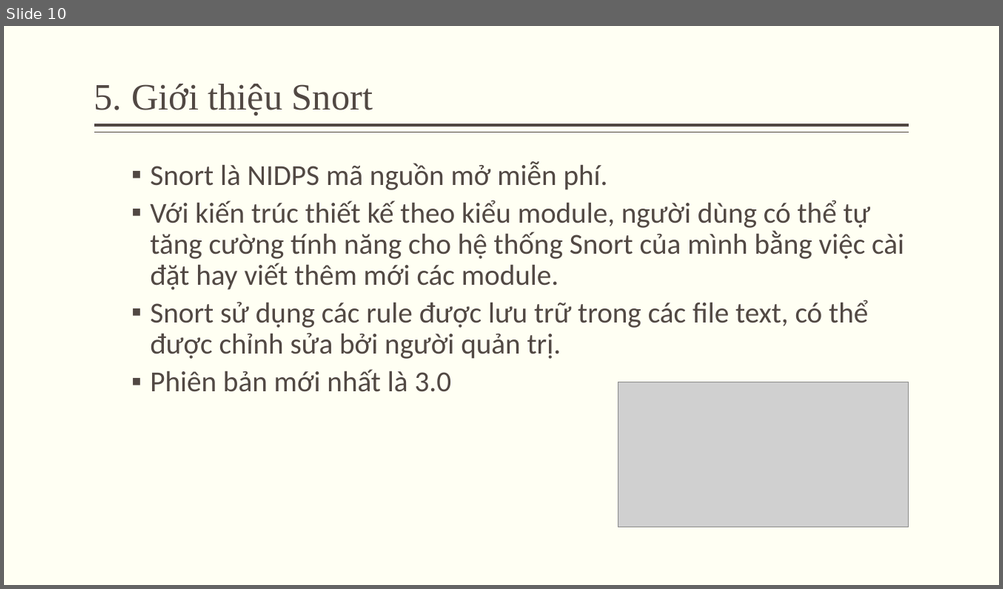
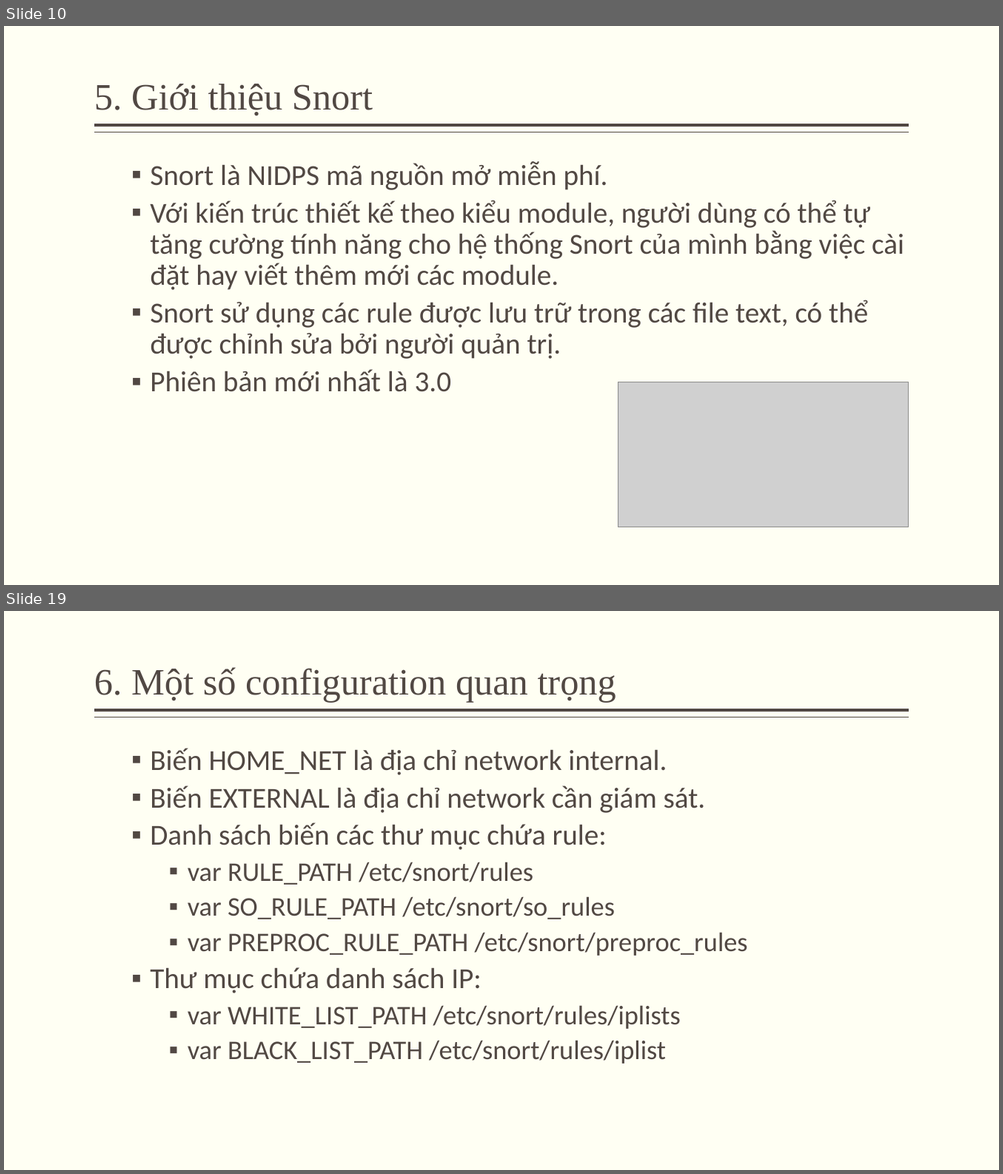
Before and after one commit to minhquan1418/do_an_ATMNC, a slide deck: silde.pptx. Shown one above the other, each under a label of ours: slide 10 before the commit, slides 10 and 19 after it; the slides between them are not shown. The pictures are 1003x589 and 1003x1174 pixels, drawn with LibreOffice and Linux fonts; fonts in the diff are those of the drawing; grey boxes stand for pictures. Boxes give left, top, right and bottom in pixels: in the first picture for what was removed or moved away, otherwise in the second. Text is boxed around its words. In the diff, an @@ line names an element or a change of style, - is before the commit and + after.

```diff
--- a/silde.pptx
+++ b/silde.pptx
@@ slide 19 added at [4,611,999,1170], background #FFFFF3; not listed: 2 template elements that a slide beside it also shows @@
@@ title added at [94,667,616,702], 36 pt, text #514843 @@
+6. Một số configuration quan trọng
@@ text added at [150,748,748,1064], 26 pt, text #514843 @@
+  ▪ Biến HOME_NET là địa chỉ network internal.
+  ▪ Biến EXTERNAL là địa chỉ network cần giám sát.
+  ▪ Danh sách biến các thư mục chứa rule:
+    ▪ var RULE_PATH /etc/snort/rules
+    ▪ var SO_RULE_PATH /etc/snort/so_rules
+    ▪ var PREPROC_RULE_PATH /etc/snort/preproc_rules
+  ▪ Thư mục chứa danh sách IP:
+    ▪ var WHITE_LIST_PATH /etc/snort/rules/iplists
+    ▪ var BLACK_LIST_PATH /etc/snort/rules/iplist
```
Also in this commit, not shown: 3 slides changed, 17 other slides added, 4 slides removed, 1 other file.
